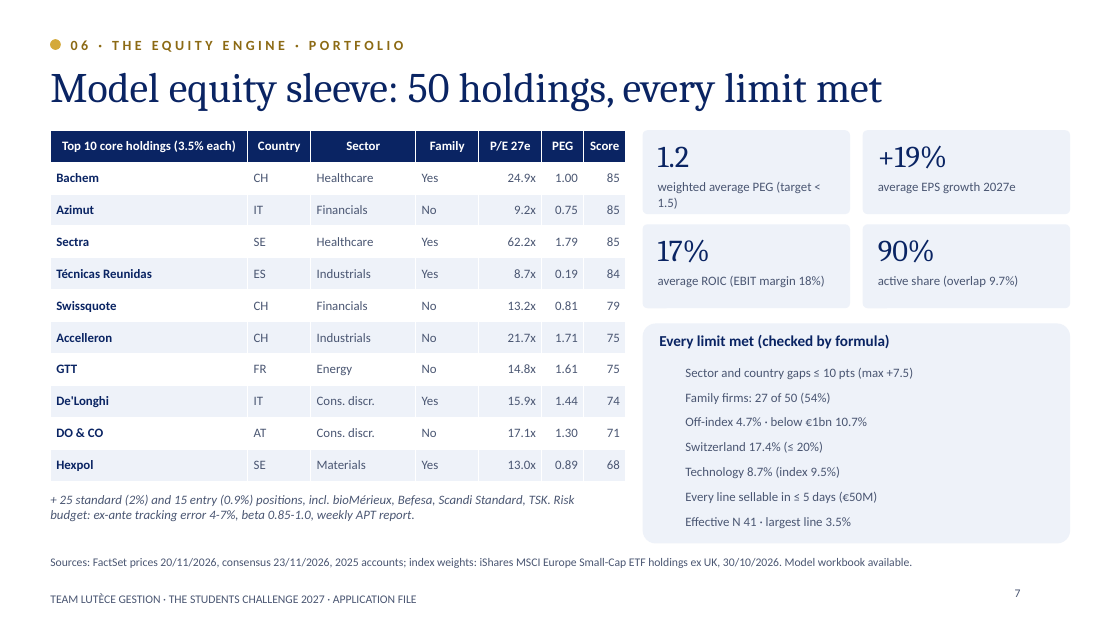
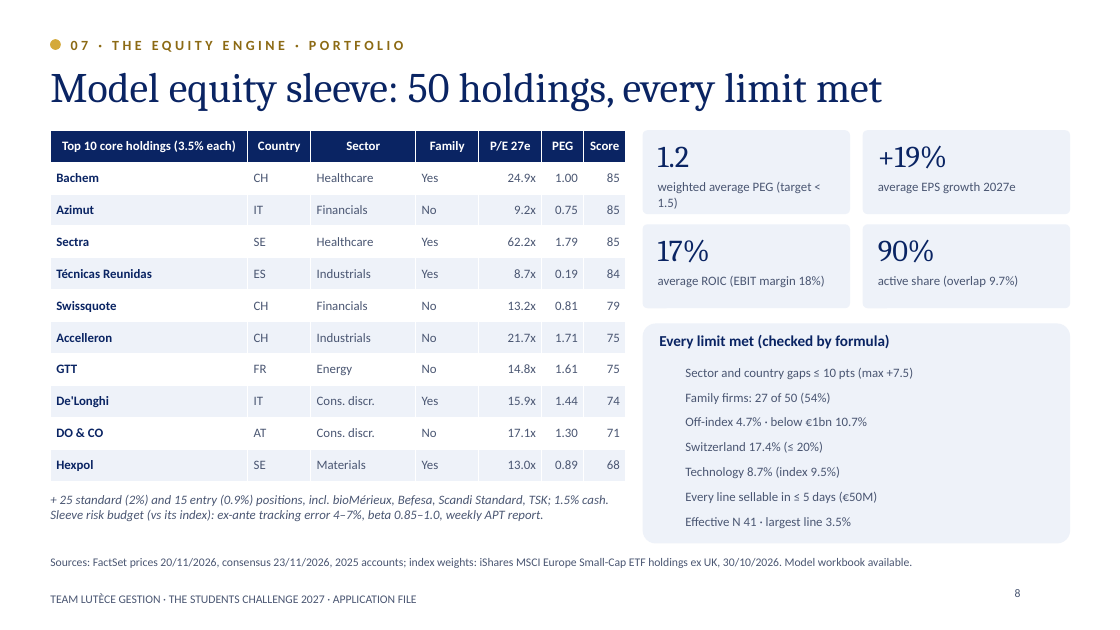
Before and after one commit to charlesarthurfrancois-sys/ponytail, a slide deck: slide 8 of student-challenge/Lutece_Gestion_Application_Students_Challenge_2027.pptx (slide 7 before the commit). Drawn at 1120x630 pixels with LibreOffice and Linux fonts; fonts in the diff are those of the drawing; background and template pictures are left out. Boxes give left, top, right and bottom in pixels: in the first picture for what was removed or moved away, otherwise in the second. Text is boxed around its words. In the diff, an @@ line names an element or a change of style, - is before the commit and + after.

```diff
--- a/student-challenge/Lutece_Gestion_Application_Students_Challenge_2027.pptx
+++ b/student-challenge/Lutece_Gestion_Application_Students_Challenge_2027.pptx
@@ text at (71, 41, 403, 52): text changed @@
-06 · THE EQUITY ENGINE · PORTFOLIO
+07 · THE EQUITY ENGINE · PORTFOLIO
@@ text at (50, 495, 609, 521): text changed @@
-+ 25 standard (2%) and 15 entry (0.9%) positions, incl. bioMérieux, Befesa, Scandi Standard, TSK. Risk budget: ex-ante tracking error 4-7%, beta 0.85-1.0, weekly APT report.
++ 25 standard (2%) and 15 entry (0.9%) positions, incl. bioMérieux, Befesa, Scandi Standard, TSK; 1.5% cash. Sleeve risk budget (vs its index): ex-ante tracking error 4–7%, beta 0.85–1.0, weekly APT report.
@@ page number at (1015, 589, 1021, 597): text changed @@
-7
+8
```
Also in this commit, not shown: 5 other slides changed, 4 slides added, 4 slides removed, 2 other files.
